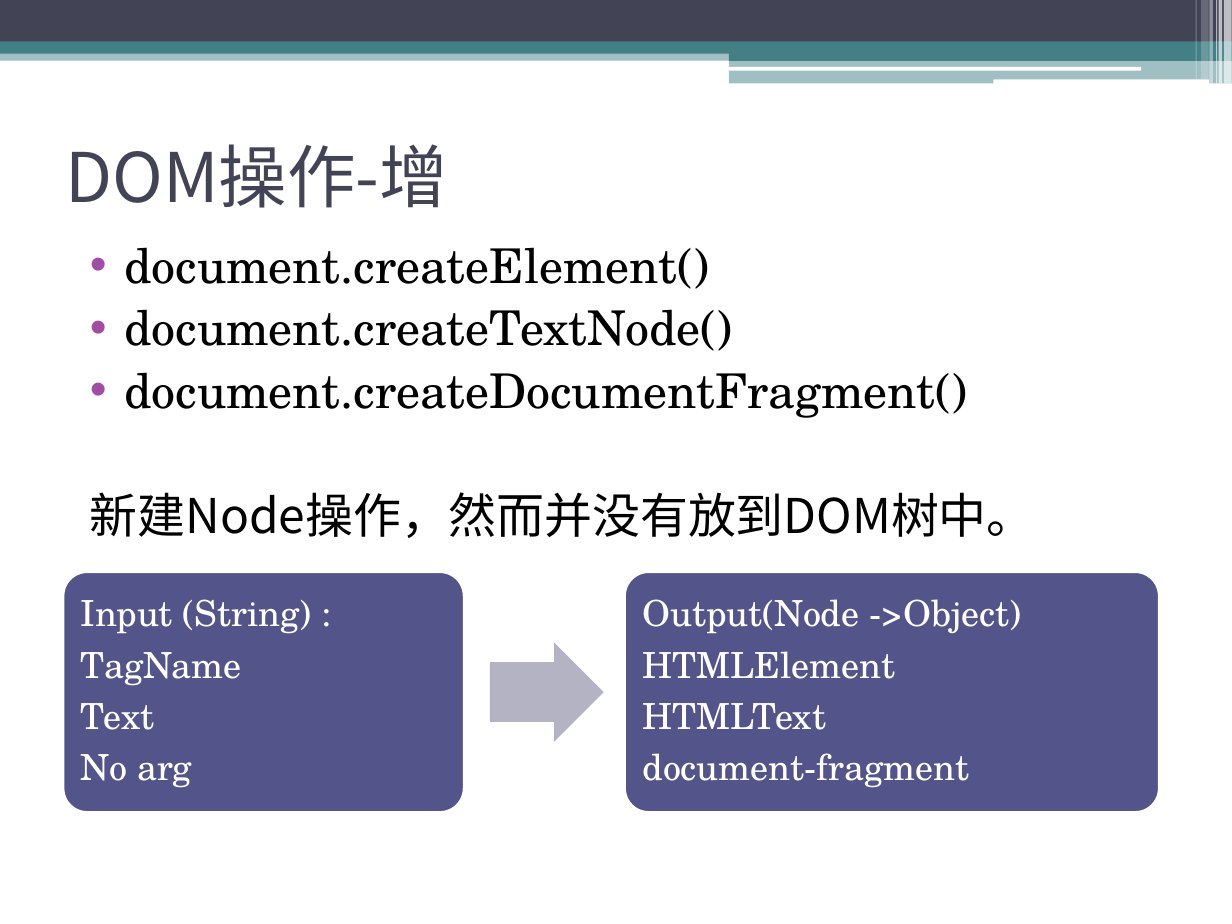
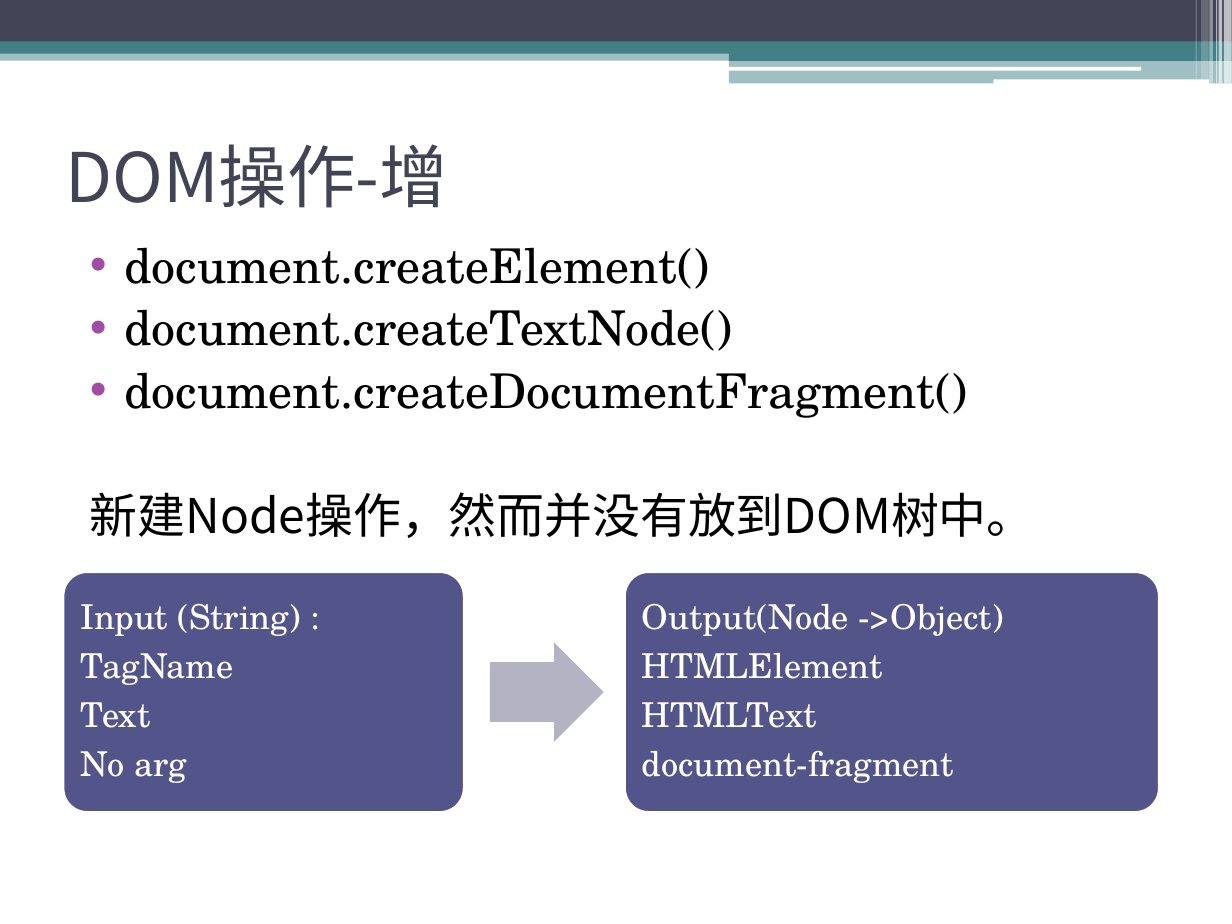
Before and after one commit to sophiazzw/Front_Library, a slide deck: slide 11 of manipulation.pptx. Drawn at 1232x924 pixels with LibreOffice and Linux fonts; fonts in the diff are those of the drawing. Boxes give left, top, right and bottom in pixels: in the first picture for what was removed or moved away, otherwise in the second. Text is boxed around its words. In the diff, an @@ line names an element or a change of style, - is before the commit and + after.

```diff
--- a/manipulation.pptx
+++ b/manipulation.pptx
@@ text "Input (String) :" at [80, 604, 301, 783]: size 21 to 20 pt @@
@@ text "Output(Node ->Object)" at [642, 604, 1003, 783]: size 21 to 20 pt @@
```
Also in this commit, not shown: 4 other slides changed.
